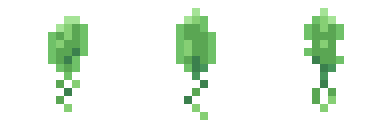
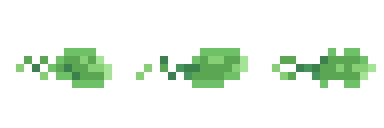
The second 384 × 128 image is a revision of the first. Changes to its layers:
removed layer "Layer 2 copy 2" over [304, 8, 344, 112]
added layer "Layer 2" above "Layer 3" over [16, 48, 112, 88]
renamed "Layer 1" to "Layer 3", moved it above "Layer 4", painted on it over [48, 16, 248, 112]
added layer "Layer 4" above "Layer 1" over [272, 48, 376, 88]
renamed "Layer 2 copy" to "Layer 1", hid it, painted on it over [48, 8, 344, 120]
